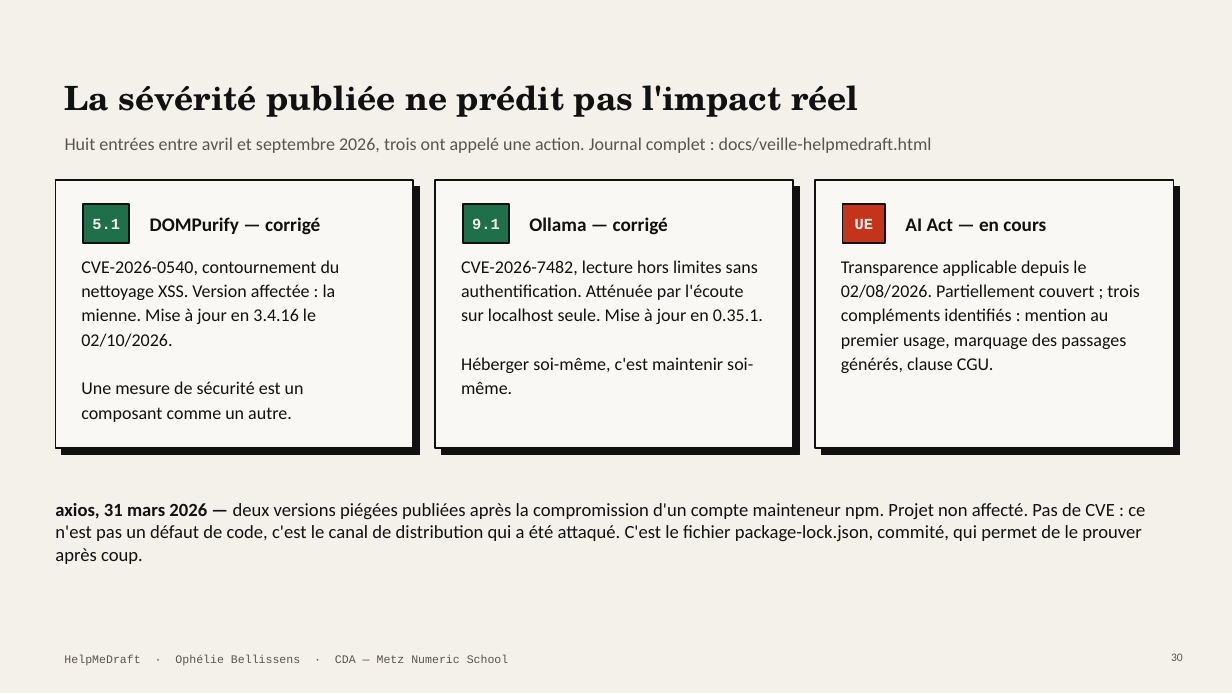
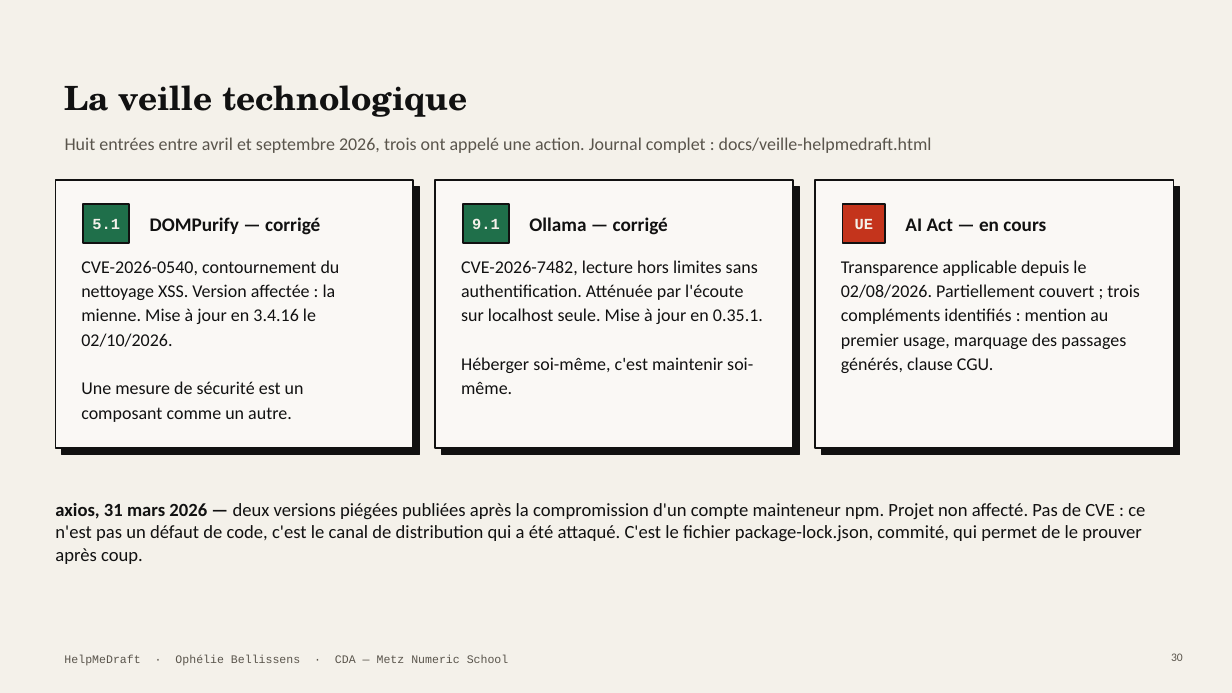
Before and after one commit to Equinoxya/HelpMeDraft---projet-fil-rouge, a slide deck: slide 30 of docs/Soutenance-HelpMeDraft.pptx. Drawn at 1232x693 pixels with LibreOffice and Linux fonts; fonts in the diff are those of the drawing. Boxes give left, top, right and bottom in pixels: in the first picture for what was removed or moved away, otherwise in the second. Text is boxed around its words. In the diff, an @@ line names an element or a change of style, - is before the commit and + after.

```diff
--- a/docs/Soutenance-HelpMeDraft.pptx
+++ b/docs/Soutenance-HelpMeDraft.pptx
@@ title at [65,85,468,117]: text changed @@
-La sévérité publiée ne prédit pas l'impact réel
+La veille technologique
```
Also in this commit, not shown: 5 other slides changed, 1 slide added, 1 slide removed, 17 other files.
